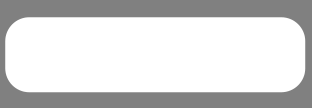
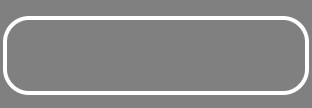
Revision of a layered 312x108 image; what changed, layer by layer:
hid "長方形 2" over (5, 17, 306, 93)
